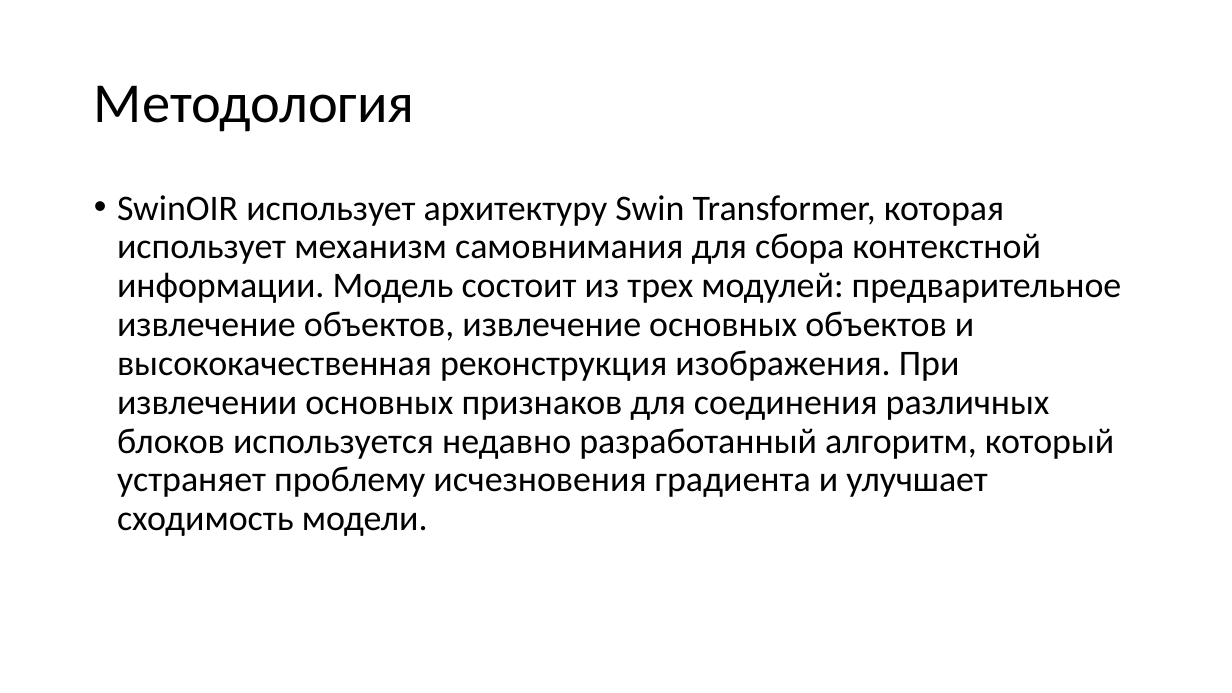
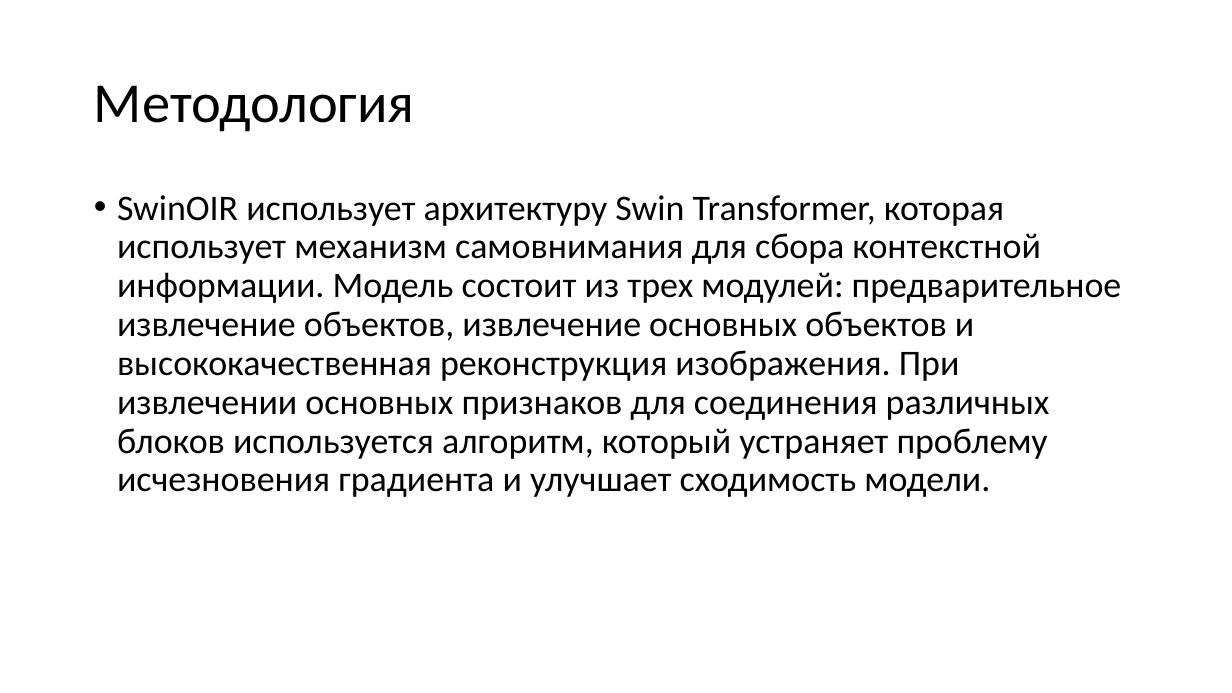
Before and after one commit to katanayka/katanayka, a slide deck: slide 2 of Prezentatsia_Microsoft_PowerPoint.pptx. Drawn at 1232x693 pixels with LibreOffice and Linux fonts; fonts in the diff are those of the drawing. Boxes give left, top, right and bottom in pixels: in the first picture for what was removed or moved away, otherwise in the second. Text is boxed around its words. In the diff, an @@ line names an element or a change of style, - is before the commit and + after.

```diff
--- a/Prezentatsia_Microsoft_PowerPoint.pptx
+++ b/Prezentatsia_Microsoft_PowerPoint.pptx
@@ text at box(117, 195, 1122, 497): text changed @@
-• SwinOIR использует архитектуру Swin Transformer, которая использует механизм самовнимания для сбора контекстной информации. Модель состоит из трех модулей: предварительное извлечение объектов, извлечение основных объектов и высококачественная реконструкция изображения. При извлечении основных признаков для соединения различных блоков используется недавно разработанный алгоритм, который устраняет проблему исчезновения градиента и улучшает сходимость модели.
+• SwinOIR использует архитектуру Swin Transformer, которая использует механизм самовнимания для сбора контекстной информации. Модель состоит из трех модулей: предварительное извлечение объектов, извлечение основных объектов и высококачественная реконструкция изображения. При извлечении основных признаков для соединения различных блоков используется алгоритм, который устраняет проблему исчезновения градиента и улучшает сходимость модели.
```
